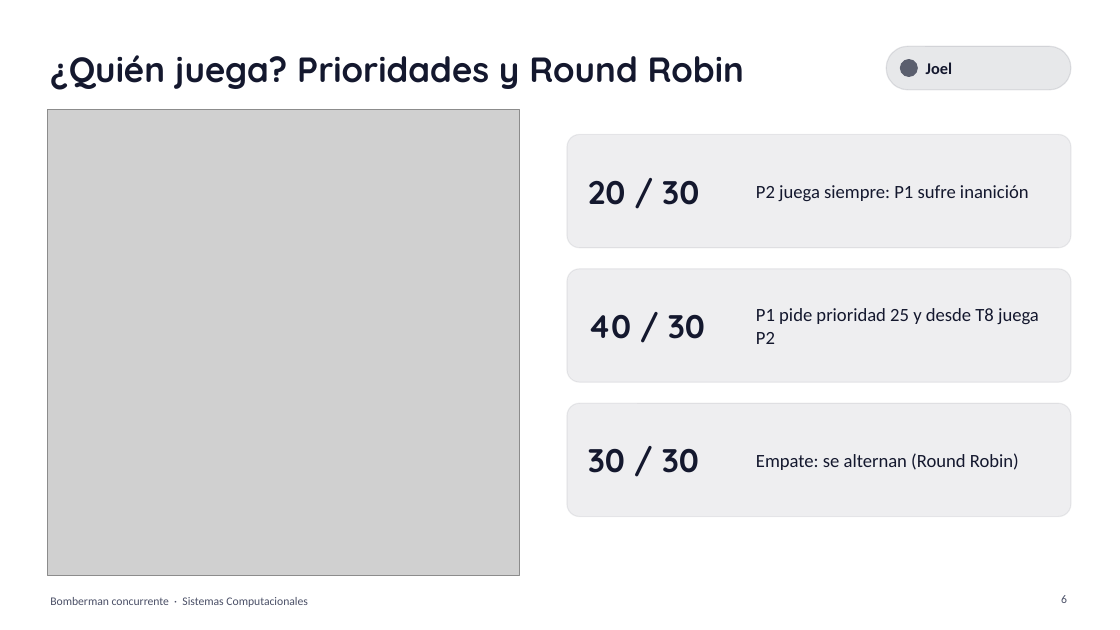
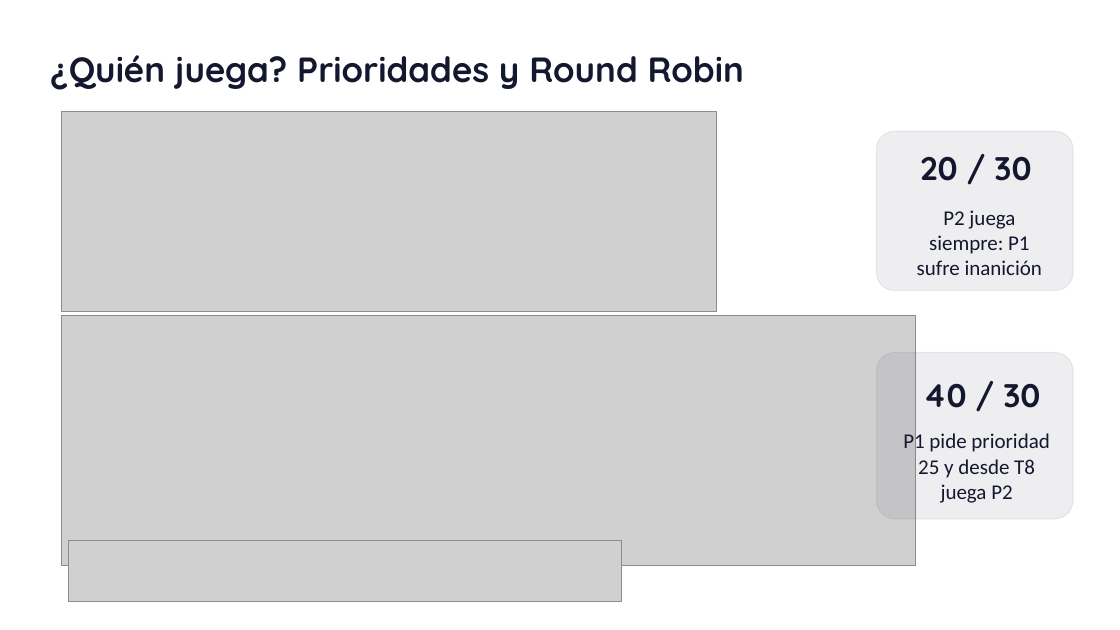
Before and after one commit to JoelxD12O/bomberman-concurrente, a slide deck: slide 4 of docs/presentacion/Bomberman_concurrente.pptx (slide 6 before the commit). Drawn at 1120x630 pixels with LibreOffice and Linux fonts; fonts in the diff are those of the drawing; grey boxes stand for pictures. Boxes give left, top, right and bottom in pixels: in the first picture for what was removed or moved away, otherwise in the second. Text is boxed around its words. In the diff, an @@ line names an element or a change of style, - is before the commit and + after.

```diff
--- a/docs/presentacion/Bomberman_concurrente.pptx
+++ b/docs/presentacion/Bomberman_concurrente.pptx
@@ rounded rectangle removed at bbox=[886, 46, 1071, 90] @@
@@ ellipse removed at bbox=[901, 60, 918, 76] @@
@@ text removed at bbox=[926, 62, 952, 74] @@
-Joel
@@ picture added at bbox=[61, 112, 717, 312] @@
@@ rounded rectangle: place and size @@
-rounded rectangle at bbox=[567, 134, 1071, 248]
+rounded rectangle at bbox=[876, 131, 1073, 290]
@@ text "20 / 30": place and size @@
-text "20 / 30" at bbox=[588, 181, 699, 205]
+text "20 / 30" at bbox=[920, 156, 1031, 181]
@@ text "P2 juega siempre: P1 sufre ...": place and size @@
-text "P2 juega siempre: P1 sufre ..." at bbox=[756, 185, 1029, 201]
+text "P2 juega siempre: P1 sufre ..." at bbox=[917, 210, 1042, 275]
@@ text "P2 juega siempre: P1 sufre ..." at bbox=[917, 210, 1042, 275]: size 16 to 18 pt; alignment left to centre @@
@@ rounded rectangle removed at bbox=[567, 269, 1071, 382] @@
@@ picture: place and size @@
-picture at bbox=[48, 109, 520, 576]
+picture at bbox=[61, 316, 916, 565]
@@ rounded rectangle: place and size @@
-rounded rectangle at bbox=[567, 403, 1071, 517]
+rounded rectangle at bbox=[876, 353, 1073, 519]
@@ text "40 / 30": place and size @@
-text "40 / 30" at bbox=[588, 315, 705, 339]
+text "40 / 30" at bbox=[923, 383, 1040, 408]
@@ text removed at bbox=[588, 449, 699, 473] @@
-30 / 30
@@ text "P1 pide prioridad 25 y ..." at bbox=[903, 431, 1049, 503]: size 16 to 18 pt; alignment left to centre @@
@@ text "P1 pide prioridad 25 y ...": place and size @@
-text "P1 pide prioridad 25 y ..." at bbox=[756, 308, 1039, 344]
+text "P1 pide prioridad 25 y ..." at bbox=[903, 431, 1049, 503]
@@ text removed at bbox=[756, 453, 1019, 470] @@
-Empate: se alternan (Round Robin)
@@ picture added at bbox=[69, 540, 622, 602] @@
@@ text removed at bbox=[50, 597, 308, 607] @@
-Bomberman concurrente · Sistemas Computacionales
@@ page number removed at bbox=[1061, 595, 1067, 603] @@
-6
```
Also in this commit, not shown: 15 other slides changed, 9 slides added, 3 slides removed, 1 other file.
